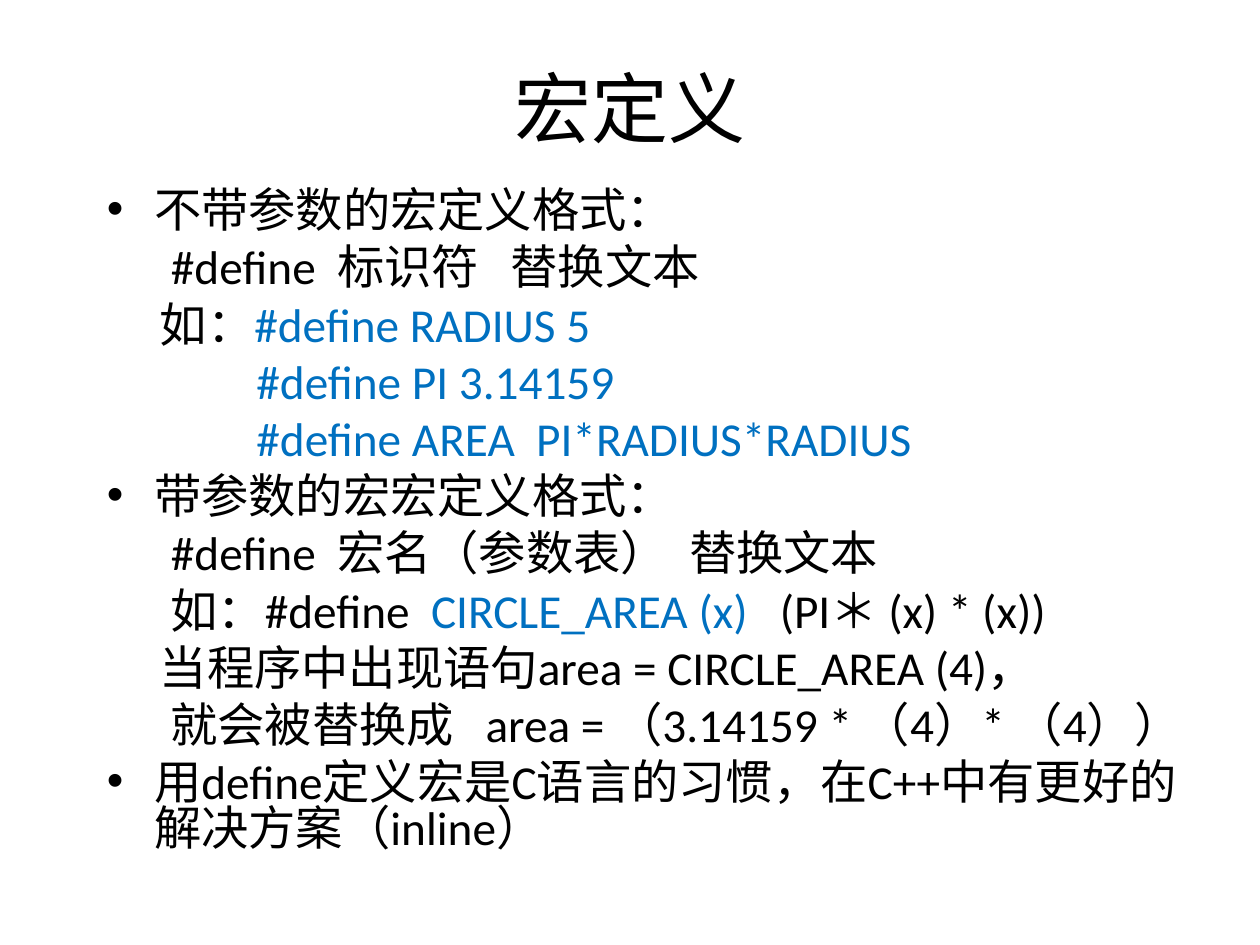
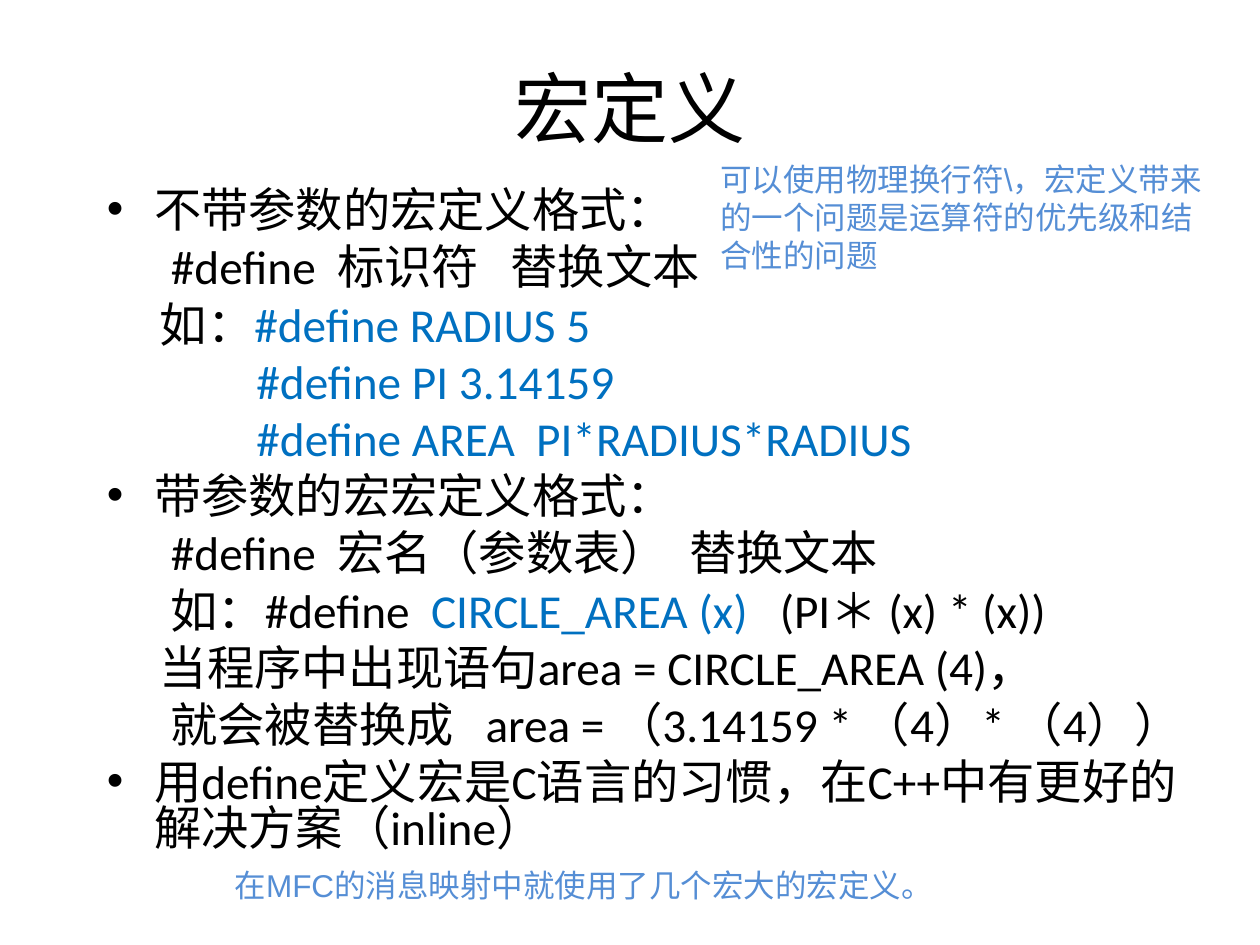
Before and after one commit to wwuhn/wwuhn.github.io, a slide deck: slide 7 of bookspcClassic/C++程序设计翁惠玉/2程序的基本组成.ppt. Drawn at 1260x945 pixels with LibreOffice and Linux fonts; fonts in the diff are those of the drawing. Boxes give left, top, right and bottom in pixels: in the first picture for what was removed or moved away, otherwise in the second. Text is boxed around its words. In the diff, an @@ line names an element or a change of style, - is before the commit and + after.

```diff
--- a/bookspcClassic/C++程序设计翁惠玉/2程序的基本组成.ppt
+++ b/bookspcClassic/C++程序设计翁惠玉/2程序的基本组成.ppt
@@ text added at (720, 164, 1201, 270), 18 pt, text #558ED5 @@
+可以使用物理换行符\，宏定义带来的一个问题是运算符的优先级和结合性的问题
@@ text added at (235, 870, 933, 900), 18 pt, text #558ED5 @@
+在MFC的消息映射中就使用了几个宏大的宏定义。
```
Also in this commit, not shown: 27 other slides changed, 8 slides added, 5 other files.
